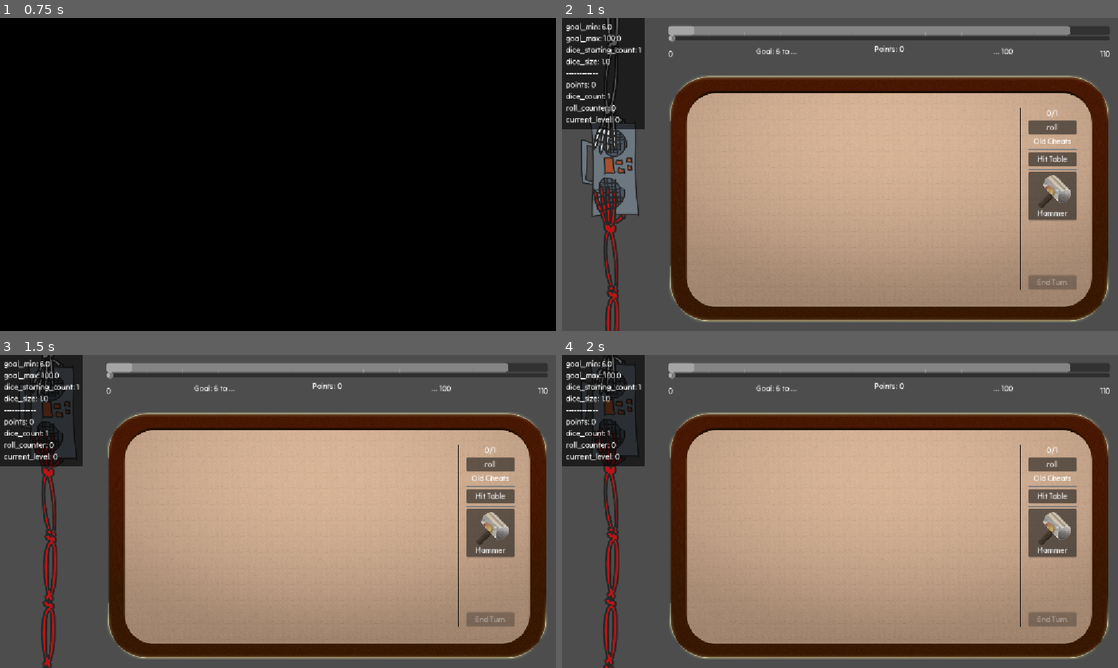
Above: before the commit, frames 1-4 (two rows, left to right).
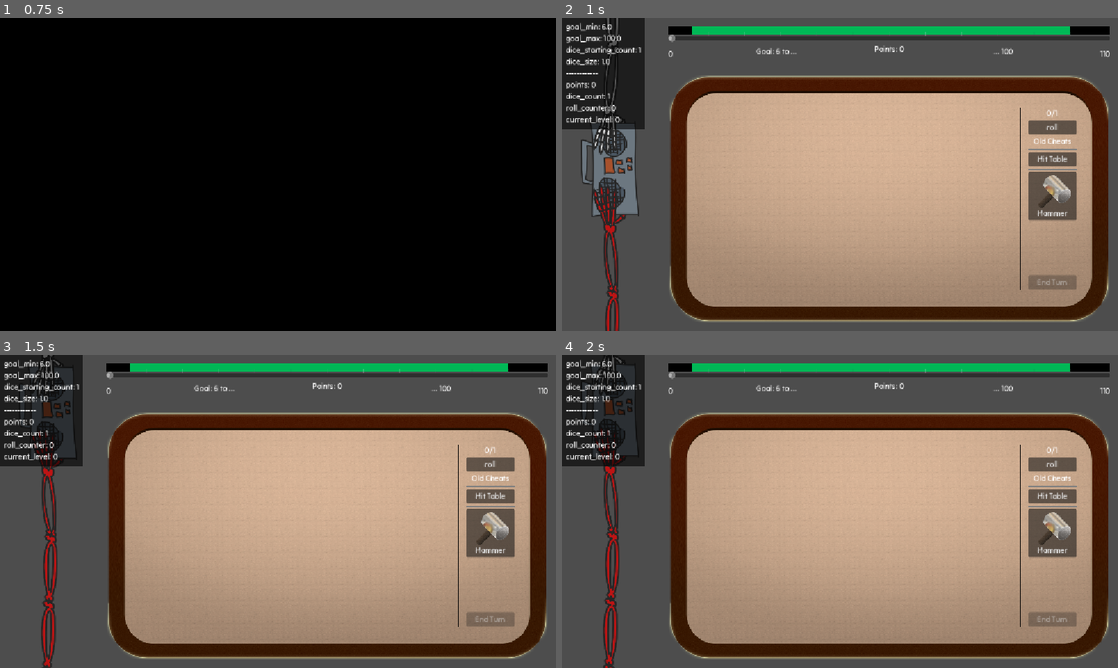
Above: after the commit, the same moments.

Repository: vhoyer/ludum_dare_60
Game: Godot game, scene res://stages/main_menu/main_menu.tscn
Two runs of this game, one before a commit and one after it. Both use one fixed random seed, a clock stepped at 60 frames per second and the inputs below.
Inputs (mouse positions are in pixels of both pictures, inside the frame that each line leads up to):
- Up to frame 1 (0.75 s): click "start! ,)" at 0.5 s
- Up to frame 2 (1 s): no input
- Up to frame 3 (1.5 s): move the mouse to (400, 495) at 1.27 s; hold Right (ui_right) from 1.28 s (still down); tap K at 1.35 s; click (400, 495) at 1.42 s
- Up to frame 4 (2 s): keep holding Right (ui_right)

Frame 1 is identical in both runs. In frame 2, 2.1% of the frame differs, in the area x 19-99%, y 2-6%; in frame 3, 2.1%; in frame 4, 2.1%.

Commit message:
Color In Bound Green, Out Black

Diff:
--- a/components/ui_goal_within_range_of_range/ui_goal_within_range_of_range_wide.tscn
+++ b/components/ui_goal_within_range_of_range/ui_goal_within_range_of_range_wide.tscn
@@ -1,6 +1,17 @@
 [gd_scene format=3 uid="uid://dnwbop5o5ljf"]
 
 [ext_resource type="Script" uid="uid://bh55hbs3r8v3h" path="res://components/ui_goal_within_range_of_range/ui_goal_within_range_of_range.gd" id="1_5movb"]
+
+[sub_resource type="StyleBoxFlat" id="StyleBoxFlat_hnrls"]
+bg_color = Color(0, 0, 0, 1)
+
+[sub_resource type="StyleBoxFlat" id="StyleBoxFlat_gps1y"]
+bg_color = Color(0, 0.7198799, 0.33596388, 1)
+
+[sub_resource type="StyleBoxEmpty" id="StyleBoxEmpty_5movb"]
+
+[sub_resource type="StyleBoxFlat" id="StyleBoxFlat_5movb"]
+bg_color = Color(0, 0, 0, 1)
 
 [node name="UiGoalWithinRangeOfRange" type="MarginContainer" unique_id=1855809116]
 anchors_preset = 10
@@ -19,16 +30,20 @@
 [node name="MarginContainer" type="MarginContainer" parent="VBoxContainer/VBoxContainer" unique_id=499790492]
 layout_mode = 2
 
+[node name="ProgressBarValueRangeEnd" type="ProgressBar" parent="VBoxContainer/VBoxContainer/MarginContainer" unique_id=1913119787]
+unique_name_in_owner = true
+custom_minimum_size = Vector2(100, 20)
+layout_mode = 2
+theme_override_styles/background = SubResource("StyleBoxFlat_hnrls")
+theme_override_styles/fill = SubResource("StyleBoxFlat_gps1y")
+show_percentage = false
+
 [node name="ProgressBarOverlapBelowValue" type="ProgressBar" parent="VBoxContainer/VBoxContainer/MarginContainer" unique_id=1087862455]
 unique_name_in_owner = true
 custom_minimum_size = Vector2(100, 20)
 layout_mode = 2
-show_percentage = false
-
-[node name="ProgressBarValueRangeEnd" type="ProgressBar" parent="VBoxContainer/VBoxContainer/MarginContainer" unique_id=1913119787]
-unique_name_in_owner = true
-custom_minimum_size = Vector2(100, 20)
-layout_mode = 2
+theme_override_styles/background = SubResource("StyleBoxEmpty_5movb")
+theme_override_styles/fill = SubResource("StyleBoxFlat_5movb")
 show_percentage = false
 
 [node name="HSlider" type="HSlider" parent="VBoxContainer/VBoxContainer" unique_id=937555707]
